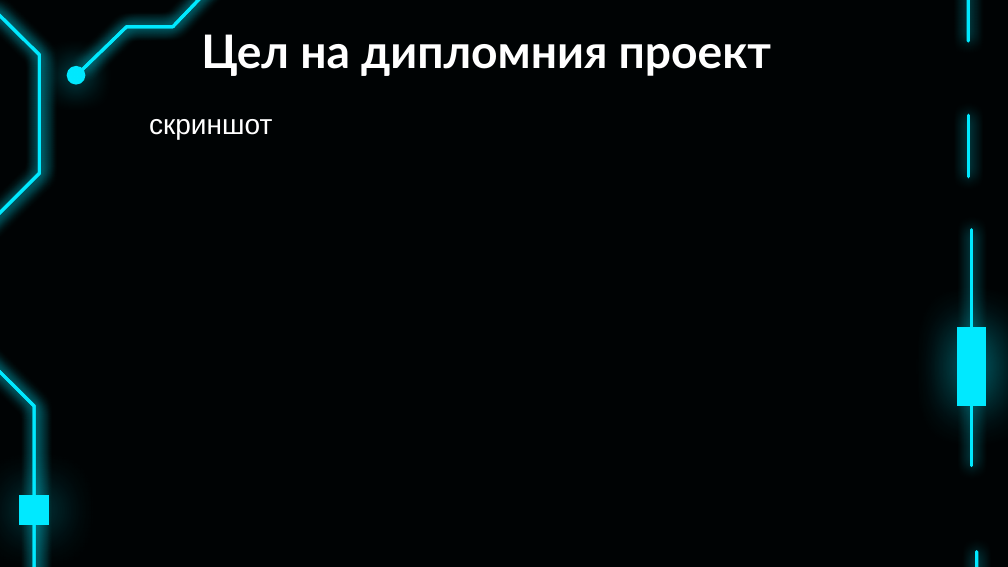
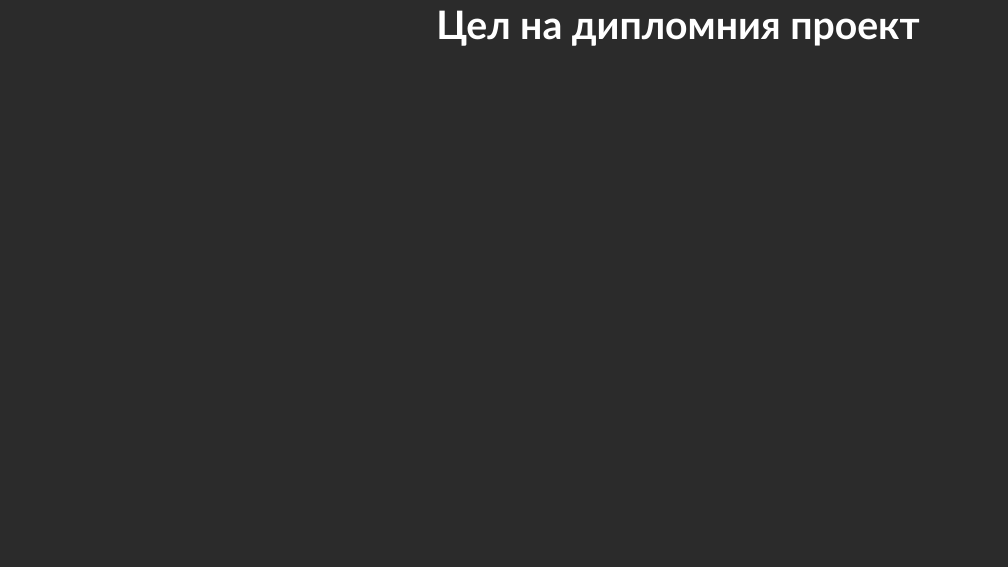
Before and after one commit to pgee-dzi2024/Theme_2503, a slide deck: slide 9 of dr/Защита- теория.pptx. Drawn at 1008x567 pixels with LibreOffice and Linux fonts; fonts in the diff are those of the drawing; background and template pictures are left out; a plain dark background stands for a picture behind light text. Boxes give left, top, right and bottom in pixels: in the first picture for what was removed or moved away, otherwise in the second. Text is boxed around its words. In the diff, an @@ line names an element or a change of style, - is before the commit and + after.

```diff
--- a/dr/Защита- теория.pptx
+++ b/dr/Защита- теория.pptx
@@ background #000304 to picture (left out) @@
@@ freeform shape removed at [0,8,39,567] @@
@@ freeform shape removed at [0,8,39,567] @@
@@ freeform shape removed at [82,0,274,71] @@
@@ freeform shape removed at [82,0,274,71] @@
@@ title "Цел на дипломния проект": place and size @@
-title "Цел на дипломния проект" at [201,34,771,76]
+title "Цел на дипломния проект" at [436,10,919,46]
@@ title "Цел на дипломния проект" at [436,10,919,46]: size 33 to 28 pt @@
@@ ellipse removed at [68,67,84,83] @@
@@ text removed at [149,119,272,140] @@
-скриншот
@@ group removed at [957,0,1008,567]: 5 freeform shapes @@
@@ freeform shape removed at [19,496,48,525] @@
```
Also in this commit, not shown: 3 slides added, 3 slides removed, 1 other file.
